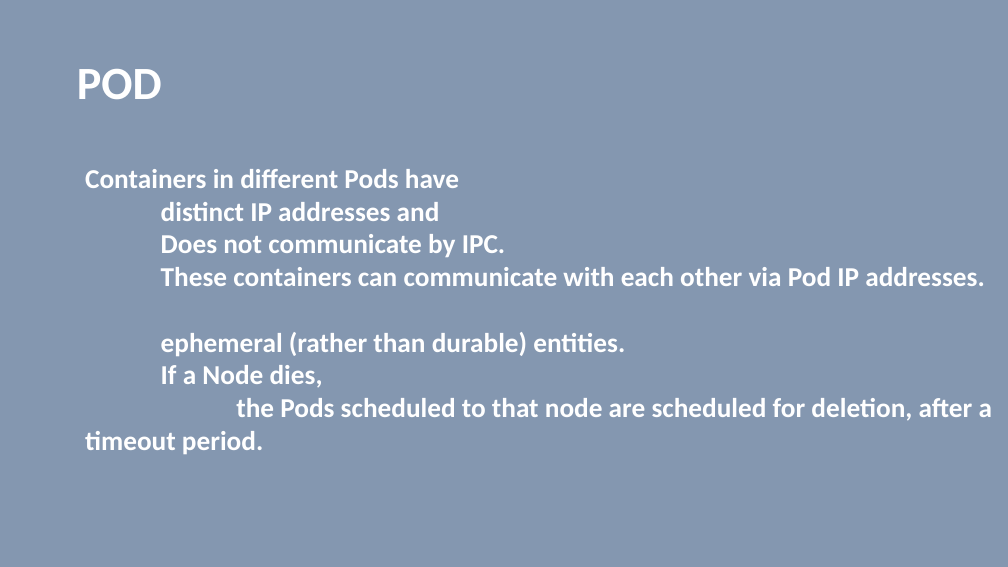
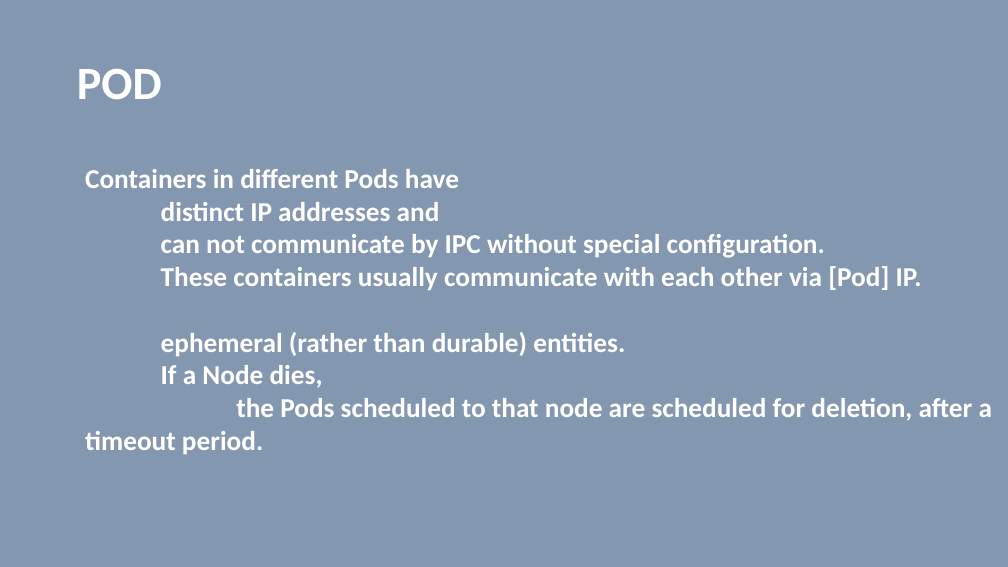
Before and after one commit to vilasvarghese/docker-k8s, a slide deck: slide 36 of notes/day4/4thDay.pptx (slide 35 before the commit). Drawn at 1008x567 pixels with LibreOffice and Linux fonts; fonts in the diff are those of the drawing. Boxes give left, top, right and bottom in pixels: in the first picture for what was removed or moved away, otherwise in the second. Text is boxed around its words. In the diff, an @@ line names an element or a change of style, - is before the commit and + after.

```diff
--- a/notes/day4/4thDay.pptx
+++ b/notes/day4/4thDay.pptx
@@ text at (161, 234, 922, 290): text changed @@
-Does not communicate by IPC.
-These containers can communicate with each other via Pod IP addresses.
+can not communicate by IPC without special configuration.
+These containers usually communicate with each other via [Pod] IP.
```
Also in this commit, not shown: 35 other slides changed, 5 slides added, 19 slides removed, 7 other files.
